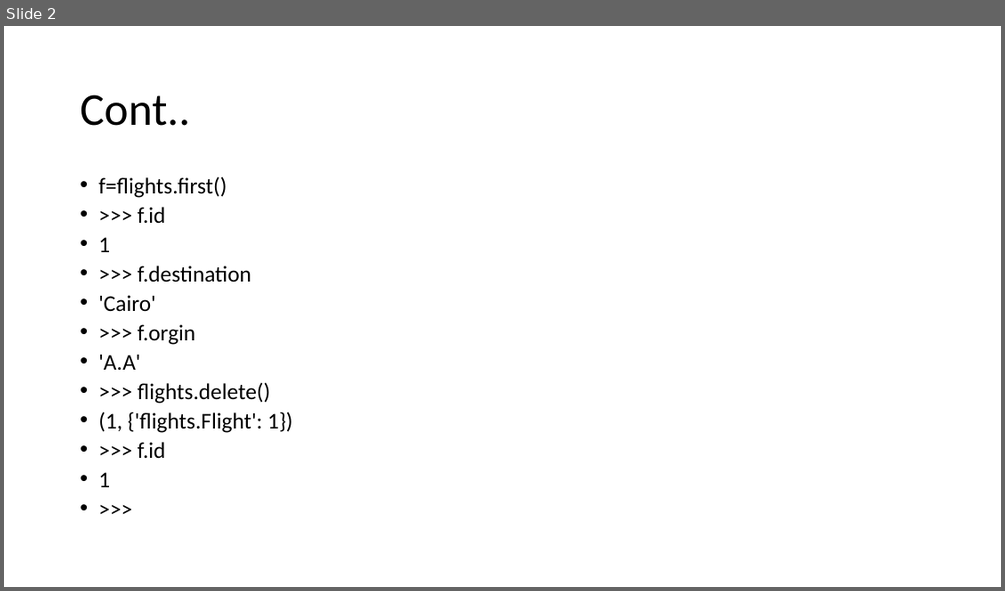
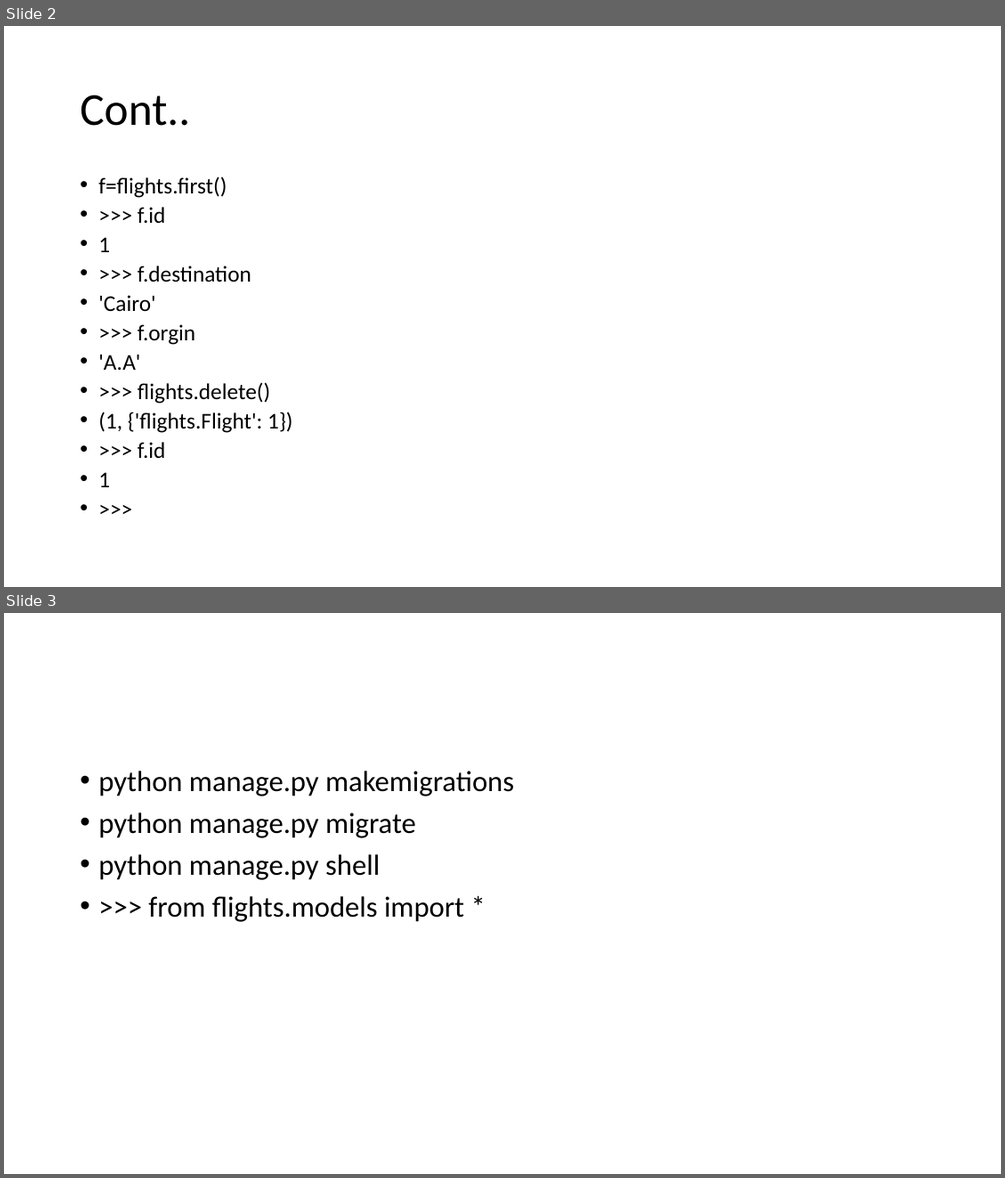
Before and after one commit to Yohannes1273/airline, a slide deck: cmd.pptx. Shown one above the other, each under a label of ours: slide 2 before the commit, slides 2 and 3 after it. The pictures are 1005x591 and 1005x1178 pixels, drawn with LibreOffice and Linux fonts; fonts in the diff are those of the drawing. Boxes give left, top, right and bottom in pixels: in the first picture for what was removed or moved away, otherwise in the second. Text is boxed around its words. In the diff, an @@ line names an element or a change of style, - is before the commit and + after.

```diff
--- a/cmd.pptx
+++ b/cmd.pptx
@@ slide 3 added at (4,613,1001,1174), background #FFFFFF @@
@@ text added at (98,771,514,922), 28 pt, text #000000 @@
+• python manage.py makemigrations
+• python manage.py migrate
+• python manage.py shell
+• >>> from flights.models import *
```
Also in this commit, not shown: 5 other slides added, 6 other files.
